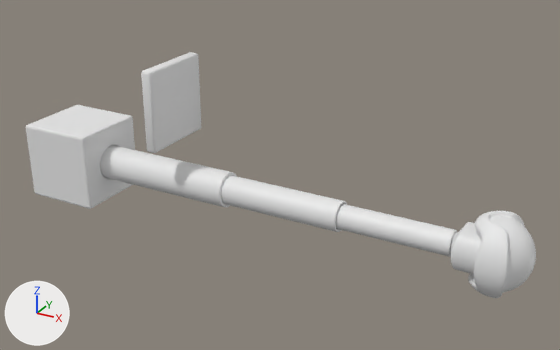
An edit to the FBX model Assets/Modelos/Trampas/Impulsador.fbx, drawn before and after from the same camera.
Both versions are drawn from a camera (50 mm lens) standing at (-1.95, -6.29, 4.49) and looking at (-5.98, 1.05, 0.82). Arrows for +X, +Y and +Z are at lower left; the lights stay in place. Both versions are drawn at frame 21 of the action 'Scene'; the numbers are the values there.

In view in the first picture: '3x3 plano.001', '3x3 plano.002', 'Piston grande', 'piston mediano', 'piston pequeño'.
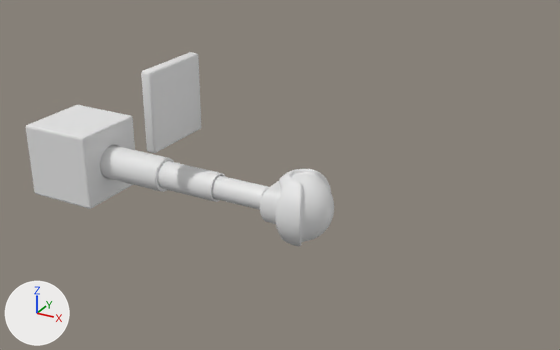
The change in detail:
Object 'piston mediano' (ob_piston_mediano) moves from (-6.096, 0.998, 0.495) to (-7.757, 0.998, 0.495).
Object 'piston pequeño' (ob_piston_pequeño) moves from (-4.787, 0.998, 0.495) to (-7.075, 0.998, 0.495).
Object 'Piston grande' (ob_piston_grande) moves from (-7.607, 0.998, 0.495) to (-8.558, 0.998, 0.495).

What differs and where, as boxes (x1, y1, x2, y2) in the pictures (560 x 350 px):
'piston pequeño', moved: before (336, 204, 536, 298); after (212, 169, 334, 246)
'piston mediano', moved: before (221, 175, 347, 232); after (157, 161, 225, 202)
'Piston grande', moved: before (100, 145, 237, 207); after (100, 145, 174, 192)
